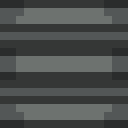
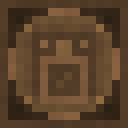
Comparing the layer stacks of the two 128x128 images. Changes:
showed "wood.noise" over box(0, 0, 128, 128)
hid group "Layer Group" (5 layers) over box(0, 16, 128, 112)
hid group "metal" (10 layers) over box(0, 0, 128, 128)
showed group "wood" (10 layers) over box(0, 0, 128, 128)
added layer "wood.shadows" (multiply, 65%) in group "wood" over box(8, 8, 120, 120)
